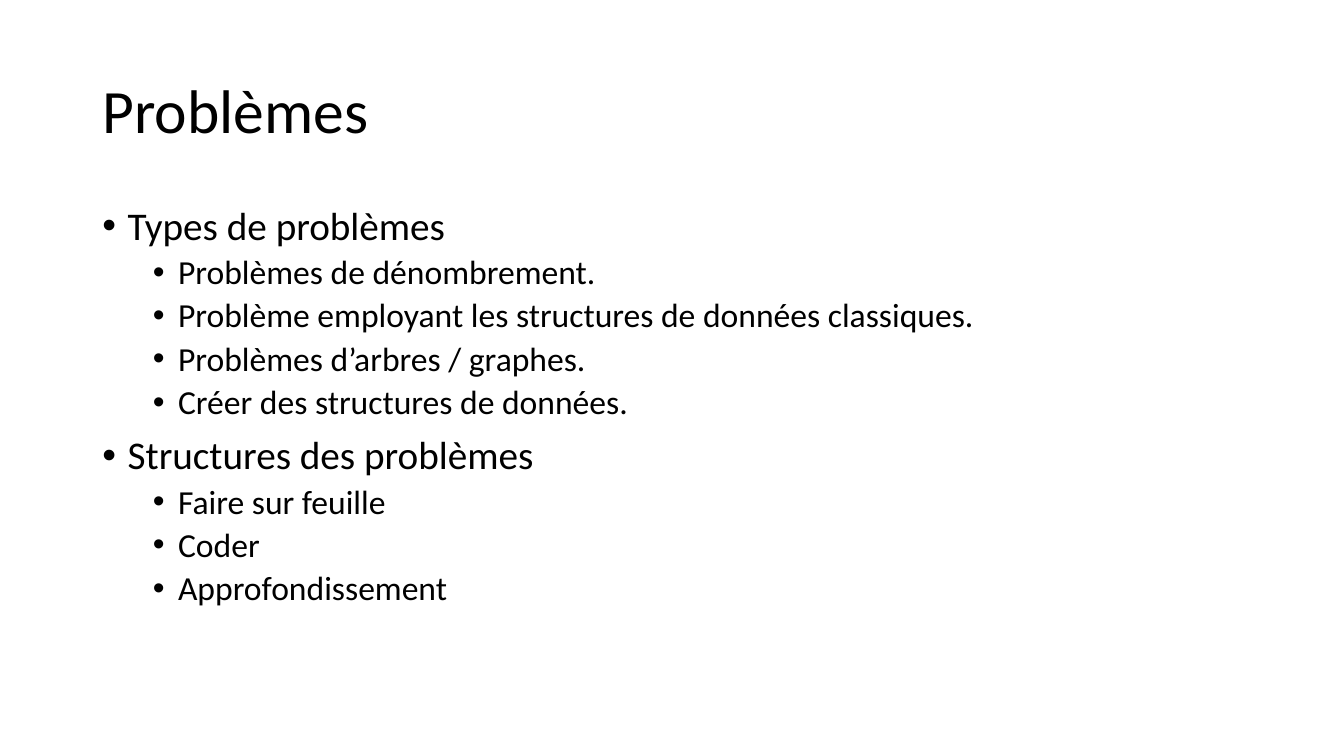
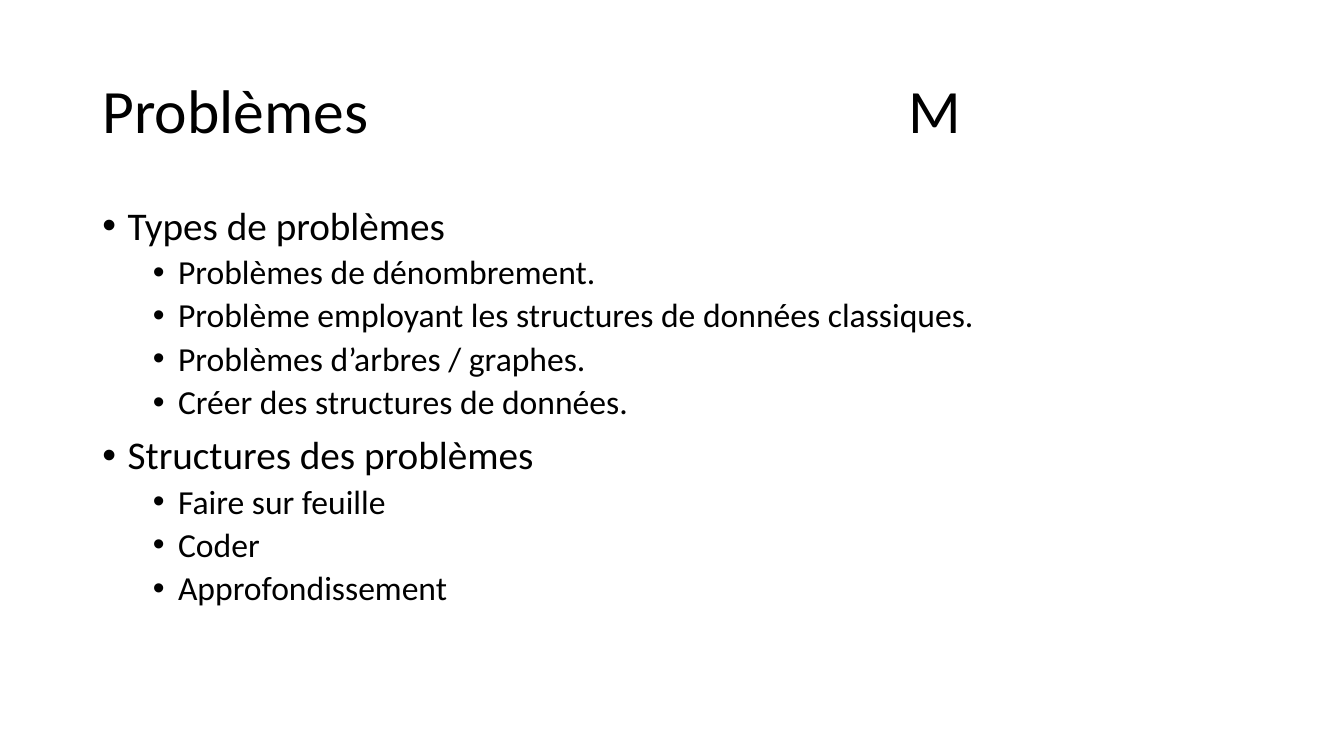
Before and after one commit to GRnice/ConcoursJuin, a slide deck: slide 5 of rapport/presentation.pptx. Drawn at 1344x756 pixels with LibreOffice and Linux fonts; fonts in the diff are those of the drawing. Boxes give left, top, right and bottom in pixels: in the first picture for what was removed or moved away, otherwise in the second. Text is boxed around its words. In the diff, an @@ line names an element or a change of style, - is before the commit and + after.

```diff
--- a/rapport/presentation.pptx
+++ b/rapport/presentation.pptx
@@ title at (x1=102, y1=90, x2=962, y2=134): text changed @@
-Problèmes
+Problèmes M
```
Also in this commit, not shown: 12 other slides changed.
